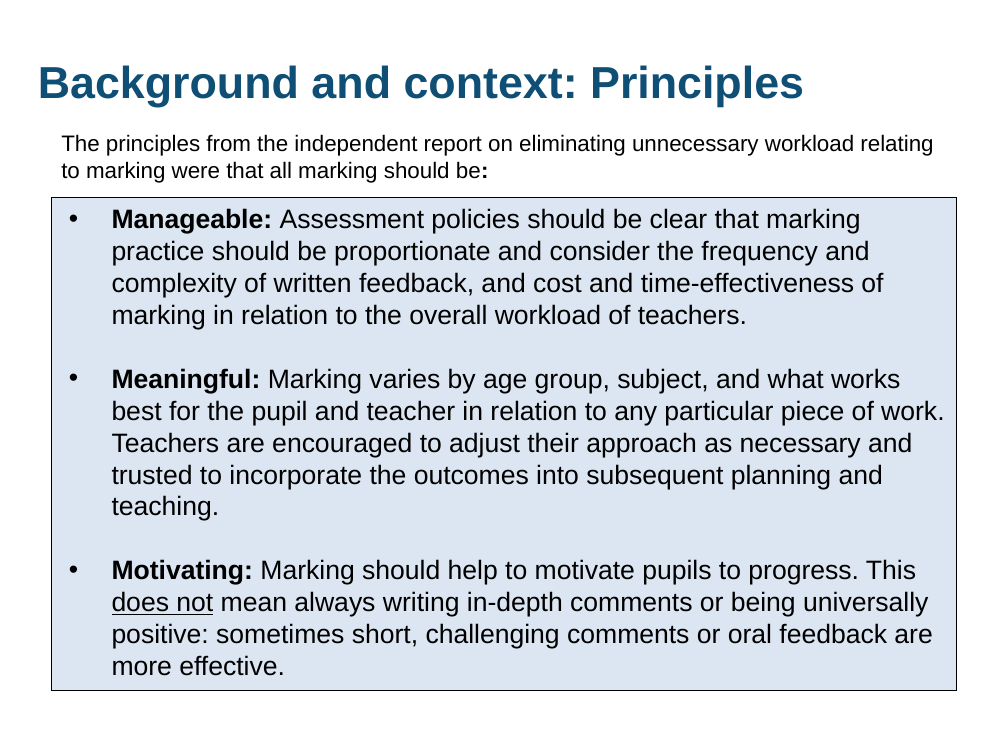
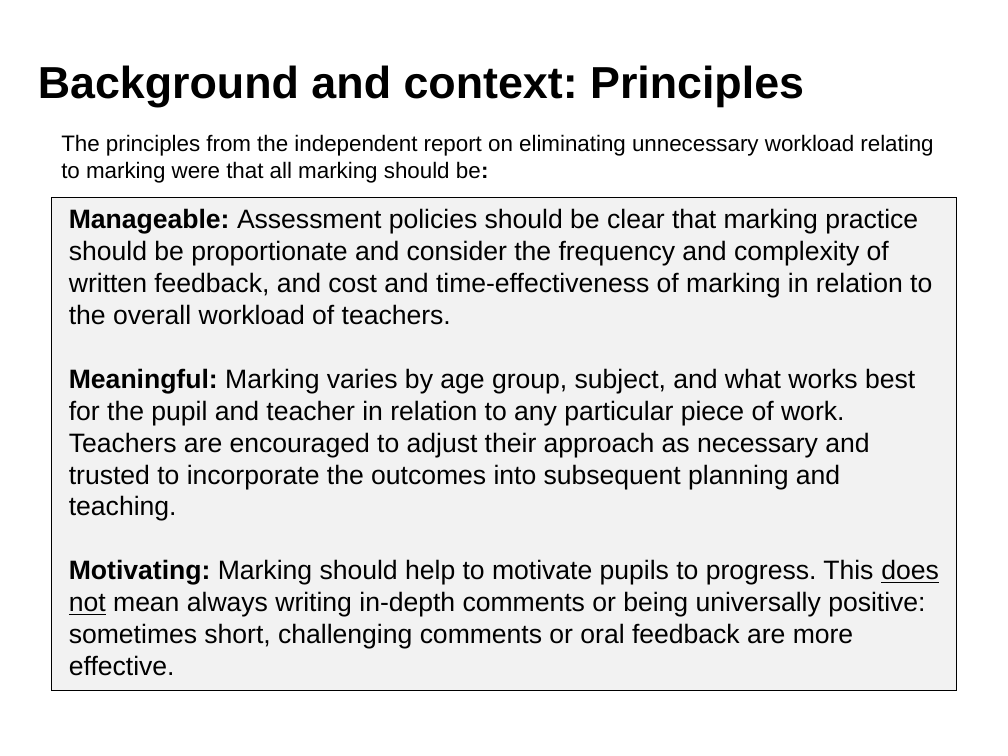
Before and after one commit to DFE-Digital/improve-workload-and-wellbeing-for-school-staff, a slide deck: slide 3 of content/assets/files/Review and streamline feedback and marking.odp. Drawn at 1008x756 pixels with LibreOffice and Linux fonts; fonts in the diff are those of the drawing. Boxes give left, top, right and bottom in pixels: in the first picture for what was removed or moved away, otherwise in the second. Text is boxed around its words. In the diff, an @@ line names an element or a change of style, - is before the commit and + after.

```diff
--- a/content/assets/files/Review and streamline feedback and marking.odp
+++ b/content/assets/files/Review and streamline feedback and marking.odp
@@ title "Background and context: Principles" at <box>38,65,804,107</box>: text colour #104F75 to #000000 @@
@@ rectangle "Manageable: Assessment policies should be ..." at <box>51,198,957,691</box>: bullet • to none; fill #DCE6F2 to #F2F2F2 @@
```
Also in this commit, not shown: 6 other slides changed, 45 other files.
